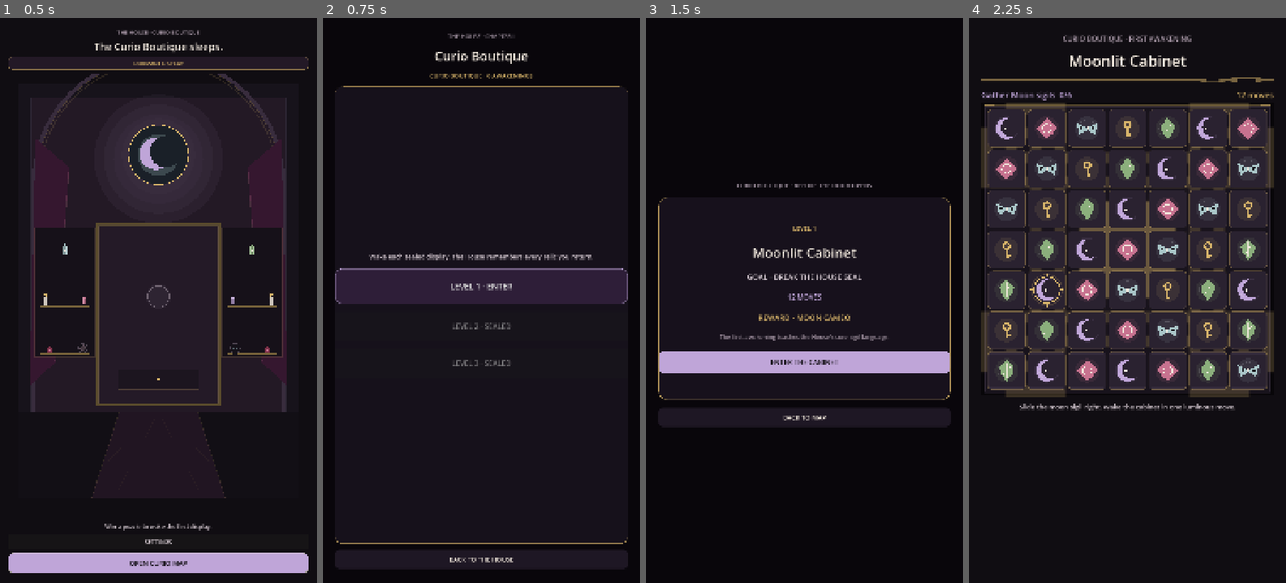
Above: before the commit, frames 1-4 (left to right).
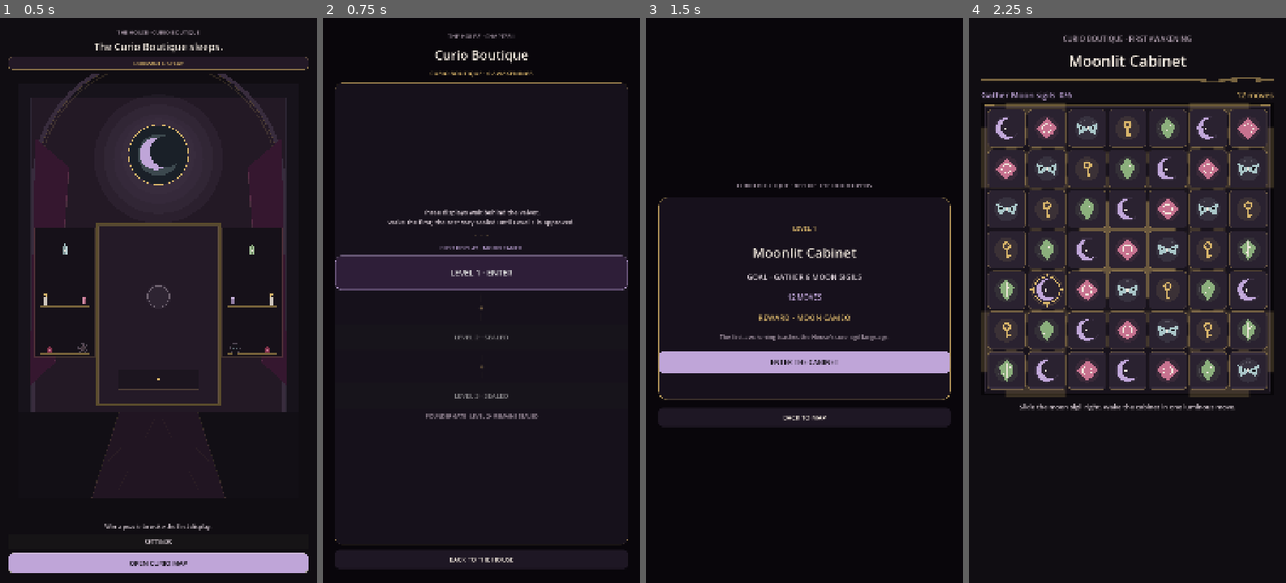
Above: after the commit, the same moments.

Repository: Jay-prodesign/akilta-match3
Game: Godot game, scene res://src/app/app_bootstrap.tscn
The game is run twice, just before and just after one commit, with the same random seed, the same clock (stepped at 60 frames per second) and the same inputs.
Inputs:
- Up to frame 1 (0.5 s): no input
- Up to frame 2 (0.75 s): click "OPEN CURIO MAP" at 0.5 s
- Up to frame 3 (1.5 s): click "LEVEL 1 · ENTER" at 1.25 s
- Up to frame 4 (2.25 s): click "ENTER THE CABINET" at 2 s

Frame 1 is identical in both runs. In frame 2, 7.6% of the frame differs, in the area x 3-97%, y 5-94%; in frame 3, 0.2%; in frame 4, nothing differs.

Commit message:
fix: align Level 1 prestart and chapter-map shell

Diff:
--- a/src/ui/map/chapter_map.tscn
+++ b/src/ui/map/chapter_map.tscn
@@ -60,7 +60,7 @@
 offset_top = 48.0
 offset_right = -40.0
 offset_bottom = -48.0
-theme_override_constants/separation = 22
+theme_override_constants/separation = 18
 
 [node name="Eyebrow" type="Label" parent="Layout"]
 layout_mode = 2
@@ -84,46 +84,81 @@
 horizontal_alignment = 1
 
 [node name="RoutePanel" type="PanelContainer" parent="Layout"]
-custom_minimum_size = Vector2(0, 760)
+custom_minimum_size = Vector2(0, 700)
 layout_mode = 2
 size_flags_vertical = 3
 theme_override_styles/panel = SubResource("Panel")
 
 [node name="Route" type="VBoxContainer" parent="Layout/RoutePanel"]
 layout_mode = 2
-theme_override_constants/separation = 26
+theme_override_constants/separation = 13
 alignment = 1
 
 [node name="Intro" type="Label" parent="Layout/RoutePanel/Route"]
 layout_mode = 2
 theme_override_colors/font_color = Color(0.851, 0.804, 0.835, 1)
 theme_override_font_sizes/font_size = 22
-text = "Wake each sealed display. The House remembers every relic you return."
+text = "Three displays wait behind the velvet.\nWake the first; the rest stay sealed until Level 1 is approved."
 horizontal_alignment = 1
 autowrap_mode = 2
 
+[node name="PathTop" type="Label" parent="Layout/RoutePanel/Route"]
+layout_mode = 2
+theme_override_colors/font_color = Color(0.851, 0.71, 0.416, 0.7)
+theme_override_font_sizes/font_size = 22
+text = "·  ·  ·"
+horizontal_alignment = 1
+
+[node name="Level1Caption" type="Label" parent="Layout/RoutePanel/Route"]
+layout_mode = 2
+theme_override_colors/font_color = Color(0.749, 0.647, 0.847, 1)
+theme_override_font_sizes/font_size = 19
+text = "FIRST DISPLAY · MOON CAMEO"
+horizontal_alignment = 1
+
 [node name="Level1" type="Button" parent="Layout/RoutePanel/Route"]
-custom_minimum_size = Vector2(0, 120)
+custom_minimum_size = Vector2(0, 118)
 layout_mode = 2
 theme_override_font_sizes/font_size = 28
 theme_override_styles/normal = SubResource("Level")
 text = "LEVEL 1 · ENTER"
 
+[node name="Connector1" type="Label" parent="Layout/RoutePanel/Route"]
+layout_mode = 2
+theme_override_colors/font_color = Color(0.851, 0.71, 0.416, 0.45)
+theme_override_font_sizes/font_size = 20
+text = "│\n◆\n│"
+horizontal_alignment = 1
+
 [node name="Level2" type="Button" parent="Layout/RoutePanel/Route"]
-custom_minimum_size = Vector2(0, 100)
+custom_minimum_size = Vector2(0, 88)
 layout_mode = 2
-theme_override_font_sizes/font_size = 25
+theme_override_font_sizes/font_size = 23
 theme_override_styles/normal = SubResource("Level")
 text = "LEVEL 2 · SEALED"
 disabled = true
 
+[node name="Connector2" type="Label" parent="Layout/RoutePanel/Route"]
+layout_mode = 2
+theme_override_colors/font_color = Color(0.851, 0.71, 0.416, 0.28)
+theme_override_font_sizes/font_size = 18
+text = "│\n◆\n│"
+horizontal_alignment = 1
+
 [node name="Level3" type="Button" parent="Layout/RoutePanel/Route"]
-custom_minimum_size = Vector2(0, 100)
+custom_minimum_size = Vector2(0, 88)
 layout_mode = 2
-theme_override_font_sizes/font_size = 25
+theme_override_font_sizes/font_size = 23
 theme_override_styles/normal = SubResource("Level")
 text = "LEVEL 3 · SEALED"
 disabled = true
+
+[node name="GateNote" type="Label" parent="Layout/RoutePanel/Route"]
+layout_mode = 2
+theme_override_colors/font_color = Color(0.663, 0.6, 0.659, 1)
+theme_override_font_sizes/font_size = 18
+text = "FOUNDER GATE · LEVEL 2+ REMAINS SEALED"
+horizontal_alignment = 1
 
 [node name="Back" type="Button" parent="Layout"]
 custom_minimum_size = Vector2(0, 64)
--- a/src/ui/prestart/level_prestart.gd
+++ b/src/ui/prestart/level_prestart.gd
@@ -4,6 +4,7 @@
 signal back_requested
 signal start_requested(level_number: int)
 
+@onready var level_label: Label = $Layout/Card/Content/Level
 @onready var title_label: Label = $Layout/Card/Content/Title
 @onready var objective_label: Label = $Layout/Card/Content/Objective
 @onready var moves_label: Label = $Layout/Card/Content/Moves
@@ -30,13 +31,19 @@
 	if not parsed is Dictionary:
 		return false
 	var data: Dictionary = parsed
+	level_label.text = "LEVEL %d" % level_number
 	title_label.text = String(data.get("title", "Hidden Display"))
 	moves_label.text = "%d MOVES" % int(data.get("moves", 0))
-	var objective: Variant = data.get("objective", {})
-	if objective is Dictionary and String(objective.get("type", "")) == "collect_family":
-		objective_label.text = "GOAL · GATHER %d %s SIGILS" % [int(objective.get("target", 0)), String(objective.get("family", "")).to_upper()]
+	var objective_type := String(data.get("objective", ""))
+	if objective_type == "collect_family":
+		objective_label.text = "GOAL · GATHER %d %s SIGILS" % [
+			int(data.get("objective_target", 0)),
+			String(data.get("objective_family", "")).to_upper()
+		]
+	elif objective_type == "clear_blockers":
+		objective_label.text = "GOAL · BREAK THE HOUSE SEALS"
 	else:
-		objective_label.text = "GOAL · BREAK THE HOUSE SEAL"
+		objective_label.text = "GOAL · AWAKEN THE DISPLAY"
 	var curio := String(data.get("reward_curio", "moon_cameo")).replace("_", " ").capitalize()
 	reward_label.text = "REWARD · %s" % curio.to_upper()
 	return true
--- a/tests/integration/test_first_player_journey.gd
+++ b/tests/integration/test_first_player_journey.gd
@@ -46,6 +46,8 @@
 	await process_frame
 	_expect(str(app.current_route_name()) == "prestart", "Level 1 selection must open prestart")
 	var prestart = app.current_screen()
+	var objective: Label = prestart.get_node("Layout/Card/Content/Objective")
+	_expect(objective.text == "GOAL · GATHER 6 MOON SIGILS", "prestart must reflect the canonical Level 1 collect-family objective")
 	var start_button: Button = prestart.get_node("Layout/Card/Content/Start")
 	start_button.emit_signal("pressed")
 	await process_frame
